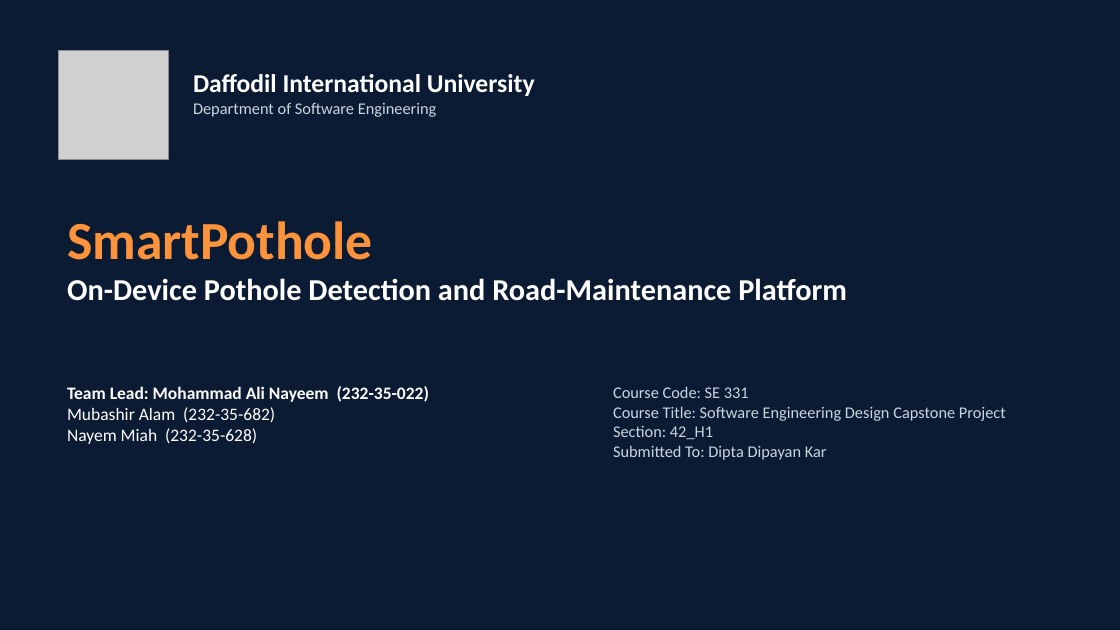
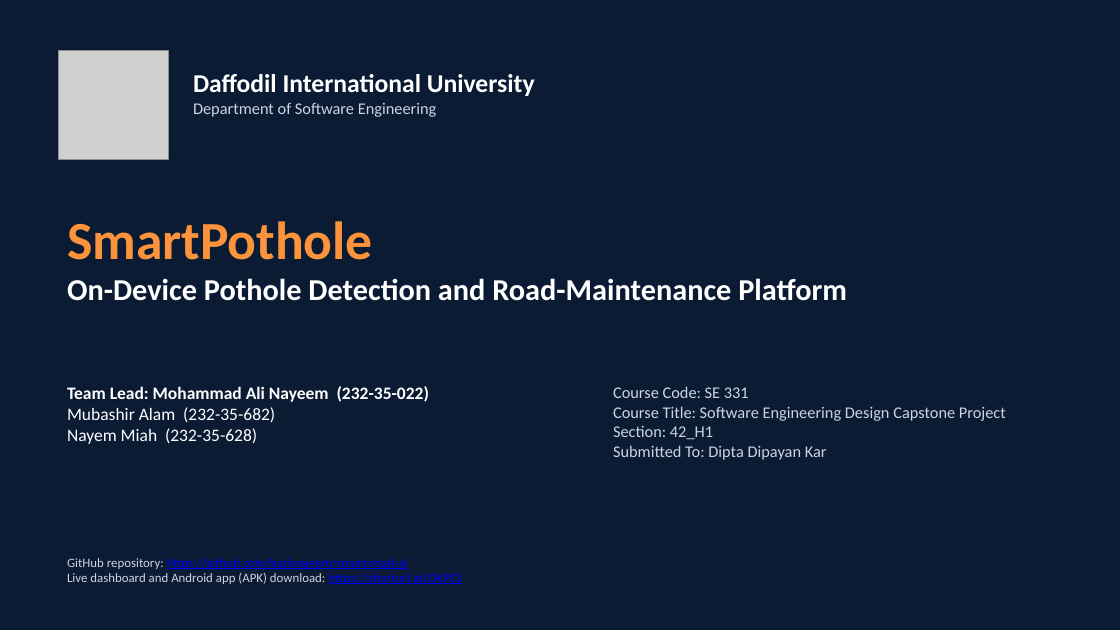
Before and after one commit to kazinayeem/smart-road-ai, a slide deck: slide 1 of documentation/submission/06_Presentation_Slides.pptx. Drawn at 1120x630 pixels with LibreOffice and Linux fonts; fonts in the diff are those of the drawing; grey boxes stand for pictures. Boxes give left, top, right and bottom in pixels: in the first picture for what was removed or moved away, otherwise in the second. Text is boxed around its words. In the diff, an @@ line names an element or a change of style, - is before the commit and + after.

Commit message:
docs: add project links, discussion date and contribution statement
- every cover page and a "Project Links" page list the GitHub repo,
  live dashboard / Android APK link and the Google Drive video
- links also added in the SRS results, references and conclusion, the
  proposal, the code documentation build section, the diagrams intro,
  the discussion summary and the title and links slides
- group discussion dated 22/11/2026, presented as topics led by
  Mohammad Ali Nayeem
- team and contribution statement in every document and the slides:
  all work by Mohammad Ali Nayeem; other members attended the discussion only

```diff
--- a/documentation/submission/06_Presentation_Slides.pptx
+++ b/documentation/submission/06_Presentation_Slides.pptx
@@ text added at <box>67,558,462,584</box>, 11 pt, text #0000FF, underline @@
+GitHub repository: https://github.com/kazinayeem/smart-road-ai
+Live dashboard and Android app (APK) download: https://shorturl.at/Ok9CS
```
Also in this commit, not shown: 1 other slide changed, 1 slide added, 19 other files.
